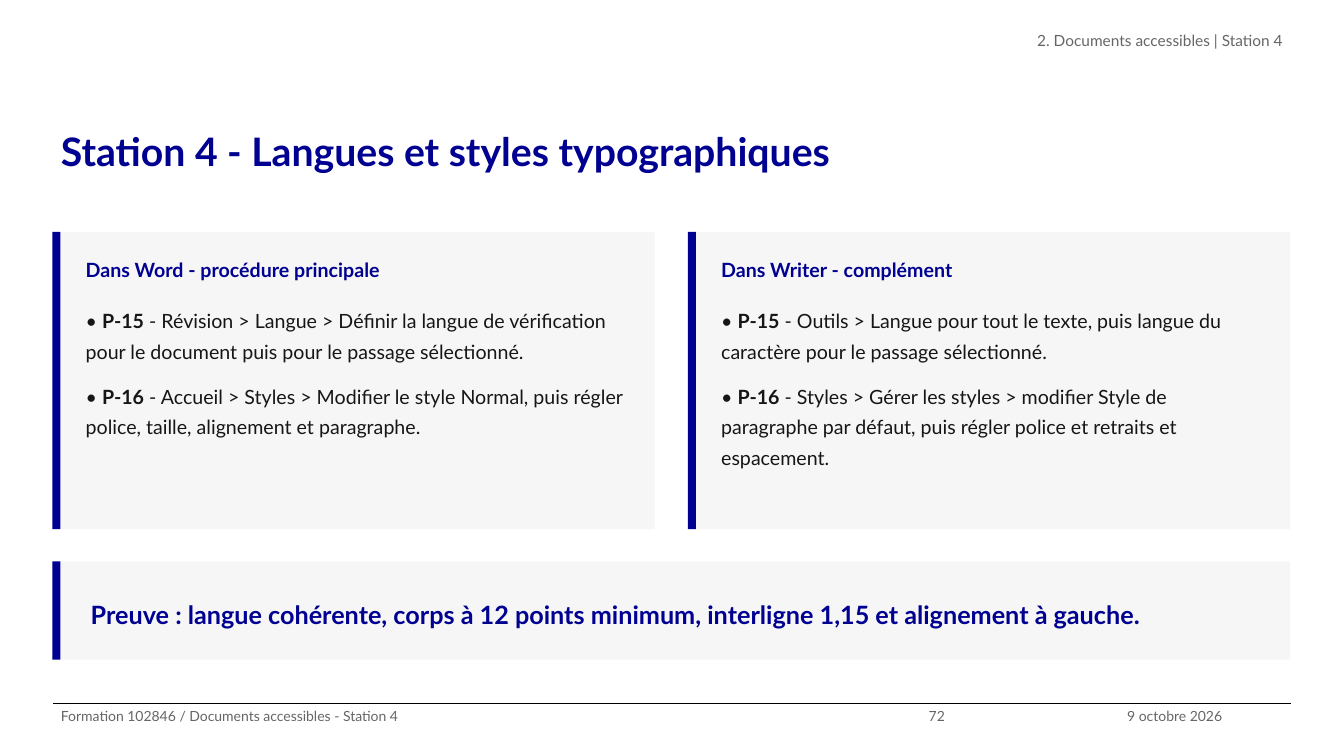
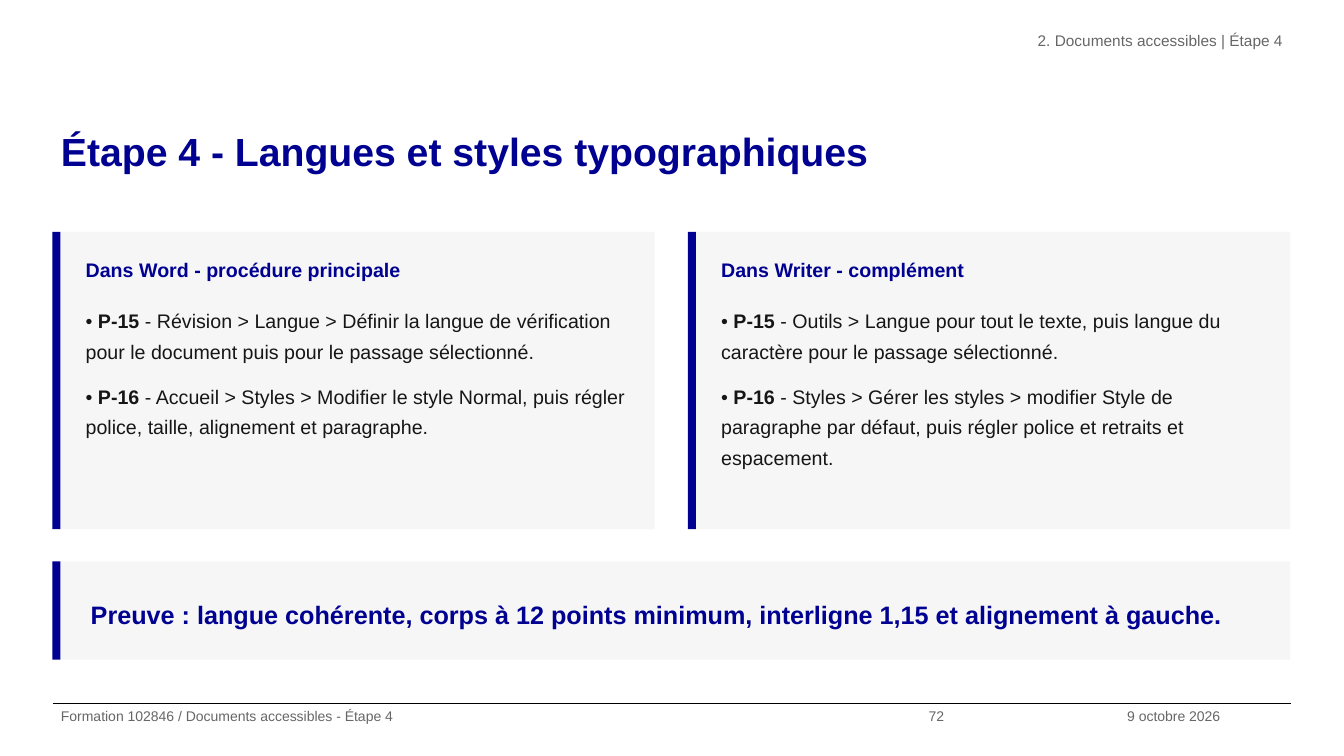
Before and after one commit to alexandra-guiderdoni/usine-fabrication-igpde-102846-ay11, a slide deck: slide 72 of livrables-IGPDE-2026-102846/Livrables-Stagiaires/supports-projections/support-formation-102846-2026-IGPDE.pptx. Drawn at 1344x756 pixels with LibreOffice and Linux fonts; fonts in the diff are those of the drawing; background and template pictures are left out. Boxes give left, top, right and bottom in pixels: in the first picture for what was removed or moved away, otherwise in the second. Text is boxed around its words. In the diff, an @@ line names an element or a change of style, - is before the commit and + after.

Commit message:
feat(tp): harmonisation des étapes et mémos

```diff
--- a/livrables-IGPDE-2026-102846/Livrables-Stagiaires/supports-projections/support-formation-102846-2026-IGPDE.pptx
+++ b/livrables-IGPDE-2026-102846/Livrables-Stagiaires/supports-projections/support-formation-102846-2026-IGPDE.pptx
@@ text at box(1038, 34, 1283, 49): text changed; font Lato to Arial @@
-2. Documents accessibles | Station 4
+2. Documents accessibles | Étape 4
@@ title at box(61, 135, 868, 174): text changed; font Lato to Arial @@
-Station 4 - Langues et styles typographiques
+Étape 4 - Langues et styles typographiques
@@ text at box(61, 710, 393, 724): text changed; font Lato to Arial @@
-Formation 102846 / Documents accessibles - Station 4
+Formation 102846 / Documents accessibles - Étape 4
@@ font Lato to Arial in 7 elements at box(929, 711, 945, 721), box(86, 262, 401, 281), box(86, 313, 625, 438), box(721, 262, 964, 281), box(721, 313, 1221, 469), box(91, 605, 1221, 630), box(1127, 711, 1220, 721) @@
```
Also in this commit, not shown: 132 other slides changed, 53 other files.
